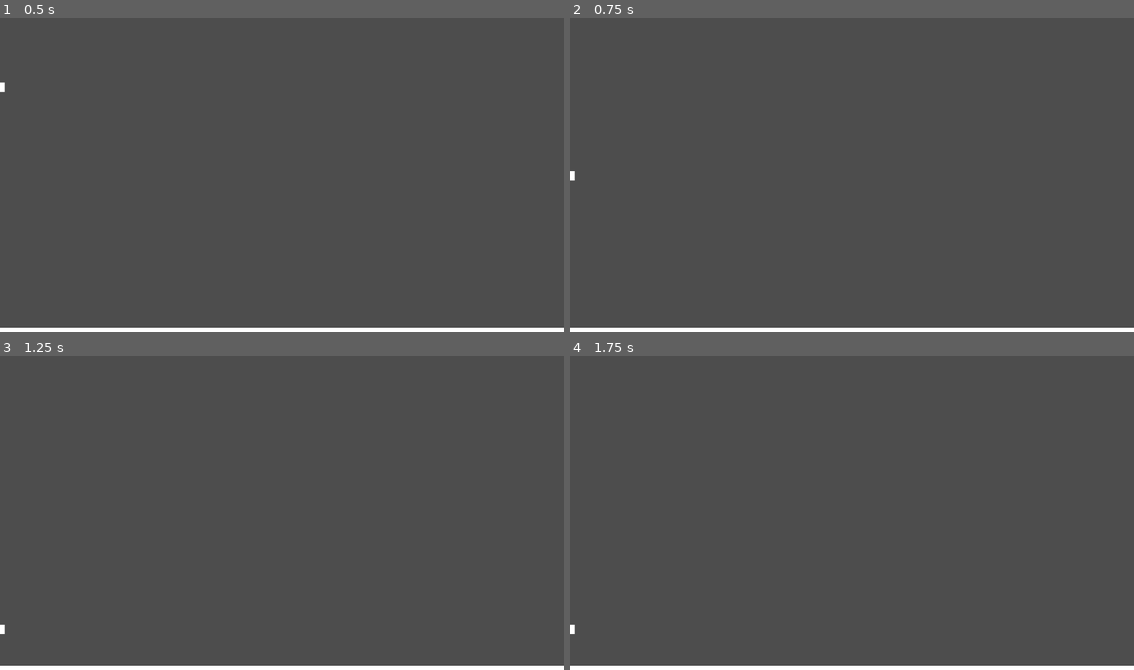
Above: before the commit, frames 1-4 (two rows, left to right).
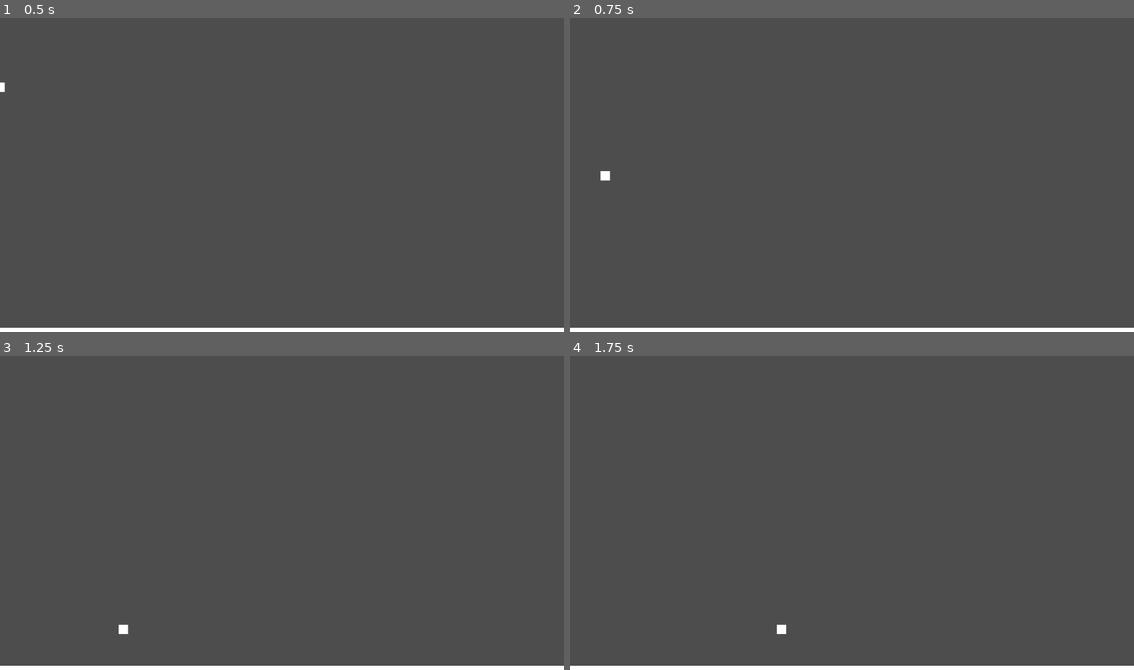
Above: after the commit, the same moments.

Repository: orestulis05/project-bubble
Game: Godot game, scene res://TestingMap.tscn
The game is run twice, just before and just after one commit, with the same random seed, the same clock (stepped at 60 frames per second) and the same inputs.
Inputs:
- Up to frame 1 (0.5 s): no input
- Up to frame 2 (0.75 s): tap Enter (ui_accept) at 0.5, 0.6 s; hold D (move_right) from 0.53 s (still down)
- Up to frame 3 (1.25 s): keep holding D (move_right); tap Space (jump) at 0.77, 0.8, 1.07 s
- Up to frame 4 (1.75 s): keep holding D (move_right); tap Space (jump) at 1.35, 1.52 s; tap Enter (ui_accept) at 1.55 s

Frame 1 is identical in both runs. In frame 2, less than 0.1% of the frame differs, in the area x 0-8%, y 48-52%; in frame 3, less than 0.1%; in frame 4, less than 0.1%.

Commit message:
Added controller movement
Added controller inputs
Cleaned up code naming

Diff:
--- a/Player.gd
+++ b/Player.gd
@@ -8,18 +8,18 @@
 	if not is_on_floor():
 		velocity += get_gravity() * delta
 
-	_movement_keyboard()
+	_movement()
 
 	move_and_slide()
 
-func _movement_keyboard():
+func _movement():
 	# Handle jump.
-	if Input.is_action_just_pressed("ui_accept") and is_on_floor():
+	if Input.is_action_just_pressed("jump") and is_on_floor():
 		velocity.y = JUMP_VELOCITY
 
 	# Get the input direction and handle the movement/deceleration.
 	# As good practice, you should replace UI actions with custom gameplay actions.
-	var direction := Input.get_axis("ui_left", "ui_right")
+	var direction := Input.get_axis("move_left", "move_right")
 	if direction:
 		velocity.x = direction * SPEED
 	else:
--- a/project.godot
+++ b/project.godot
@@ -25,36 +25,46 @@
 move_left={
 "deadzone": 0.5,
 "events": [Object(InputEventKey,"resource_local_to_scene":false,"resource_name":"","device":-1,"window_id":0,"alt_press …(191 unchanged characters)…
+, Object(InputEventJoypadButton,"resource_local_to_scene":false,"resource_name":"","device":-1,"button_index":13,"pressure":0.0,"pressed":false,"script":null)
+, Object(InputEventJoypadMotion,"resource_local_to_scene":false,"resource_name":"","device":-1,"axis":0,"axis_value":-1.0,"script":null)
 ]
 }
 move_right={
 "deadzone": 0.5,
 "events": [Object(InputEventKey,"resource_local_to_scene":false,"resource_name":"","device":-1,"window_id":0,"alt_press …(192 unchanged characters)…
+, Object(InputEventJoypadButton,"resource_local_to_scene":false,"resource_name":"","device":-1,"button_index":14,"pressure":0.0,"pressed":false,"script":null)
+, Object(InputEventJoypadMotion,"resource_local_to_scene":false,"resource_name":"","device":-1,"axis":0,"axis_value":1.0,"script":null)
 ]
 }
 jump={
-"deadzone": 0.5,
+"deadzone": 0.25,
 "events": [Object(InputEventKey,"resource_local_to_scene":false,"resource_name":"","device":-1,"window_id":0,"alt_press …(191 unchanged characters)…
 , Object(InputEventKey,"resource_local_to_scene":false,"resource_name":"","device":-1,"window_id":0,"alt_pressed":false …(183 unchanged characters)…
+, Object(InputEventJoypadButton,"resource_local_to_scene":false,"resource_name":"","device":-1,"button_index":11,"pressure":0.0,"pressed":false,"script":null)
+, Object(InputEventJoypadMotion,"resource_local_to_scene":false,"resource_name":"","device":-1,"axis":1,"axis_value":-1.0,"script":null)
 ]
 }
 shoot_up={
 "deadzone": 0.5,
 "events": [Object(InputEventKey,"resource_local_to_scene":false,"resource_name":"","device":-1,"window_id":0,"alt_press …(195 unchanged characters)…
+, Object(InputEventJoypadButton,"resource_local_to_scene":false,"resource_name":"","device":-1,"button_index":3,"pressure":0.0,"pressed":false,"script":null)
 ]
 }
 shoot_down={
 "deadzone": 0.5,
 "events": [Object(InputEventKey,"resource_local_to_scene":false,"resource_name":"","device":-1,"window_id":0,"alt_press …(195 unchanged characters)…
+, Object(InputEventJoypadButton,"resource_local_to_scene":false,"resource_name":"","device":-1,"button_index":0,"pressure":0.0,"pressed":false,"script":null)
 ]
 }
 shoot_right={
 "deadzone": 0.5,
 "events": [Object(InputEventKey,"resource_local_to_scene":false,"resource_name":"","device":-1,"window_id":0,"alt_press …(195 unchanged characters)…
+, Object(InputEventJoypadButton,"resource_local_to_scene":false,"resource_name":"","device":-1,"button_index":1,"pressure":0.0,"pressed":false,"script":null)
 ]
 }
 shoot_left={
 "deadzone": 0.5,
 "events": [Object(InputEventKey,"resource_local_to_scene":false,"resource_name":"","device":-1,"window_id":0,"alt_press …(195 unchanged characters)…
+, Object(InputEventJoypadButton,"resource_local_to_scene":false,"resource_name":"","device":-1,"button_index":2,"pressure":0.0,"pressed":false,"script":null)
 ]
 }
